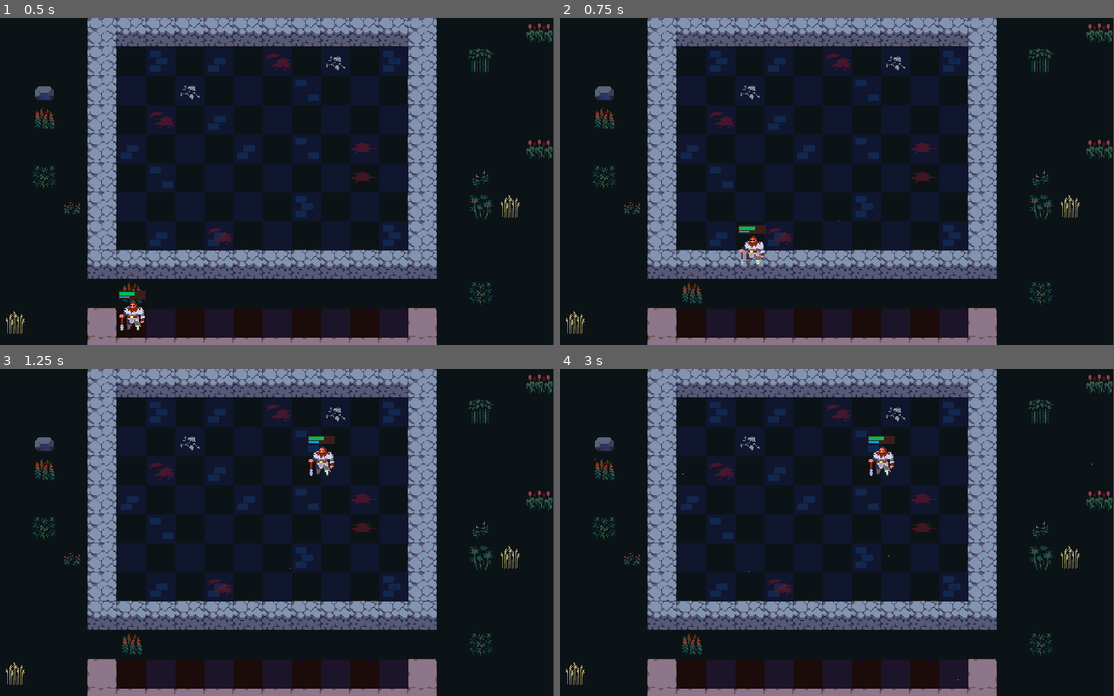
Above: before the commit, frames 1-4 (two rows, left to right).
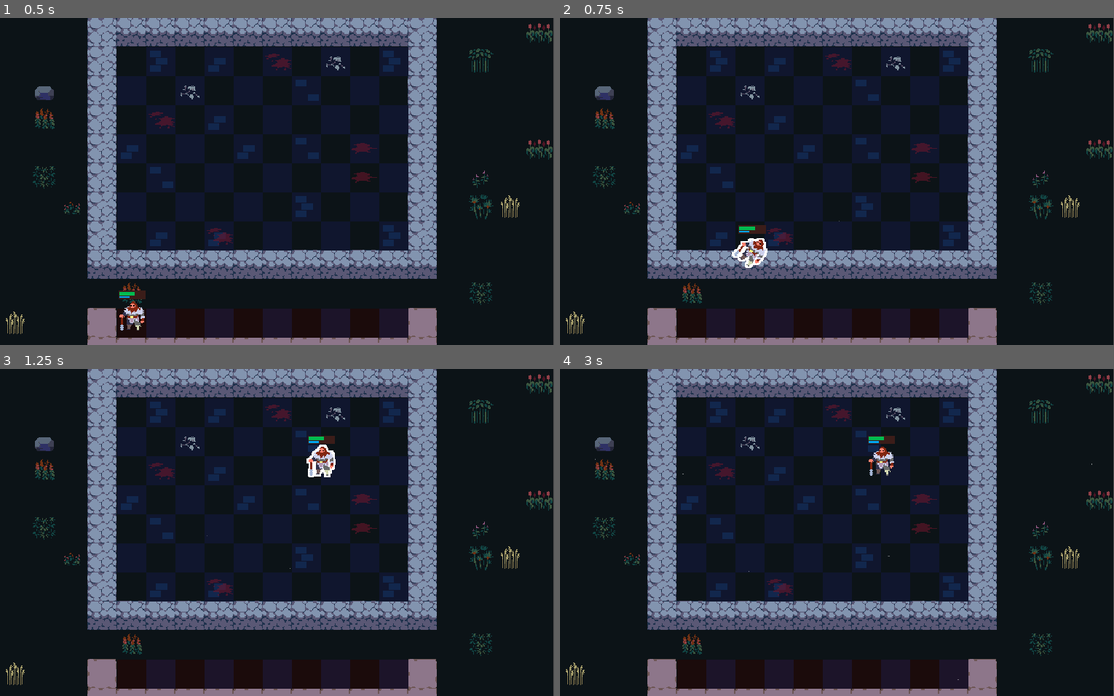
Above: after the commit, the same moments.

Repository: hanmi255/AutoBattler
Game: Godot game, scene res://scenes/arena/arena.tscn
Same seed, same stepped clock (60 frames per second), same inputs: the game is played once before the commit and once after it.
Inputs (mouse positions are in pixels of both pictures, inside the frame that each line leads up to):
- Up to frame 1 (0.5 s): no input
- Up to frame 2 (0.75 s): tap Enter at 0.5 s; drag from (692, 315) to (881, 109) at 0.52 s
- Up to frame 3 (1.25 s): no input
- Up to frame 4 (3 s): tap Space at 1.25, 2.75 s; drag from (704, 548) to (881, 460) at 1.27 s; tap Enter at 2 s; move the mouse to (881, 460) at 2.02 s; press the mouse at (881, 460) at 2.03 s; release the mouse at (881, 460) at 2.75 s; drag from (792, 597) to (648, 483) at 2.77 s

Frame 1 is identical in both runs. In frame 2, 0.4% of the frame differs, in the area x 31-38%, y 66-77%; in frame 3, 0.2%; in frame 4, nothing differs.

Commit message:
feat(unit): 添加单位拖拽功能和旋转动画
- 重构 DragAndDrop 组件，改为全局拖拽
- 添加 VelocityBasedRotation 组件，实现基于速度的旋转动画
- 添加 OutlineHighlighter 组件，用于高亮显示单位轮廓
- 更新 2D 轮廓着色器，改为使用 UID 引用
- 调整单位场景，集成新功能和组件

Diff:
--- a/assets/shaders/2d_outline.gdshader
+++ b/assets/shaders/2d_outline.gdshader
@@ -13,7 +13,7 @@
 			line_alpha += texture(screen_texture, SCREEN_UV + vec2(i, j)).a;
 		}
 	}
-	vec4 colour = texture(screen_texture, SCREEN_UV);
+	vec4 color = texture(screen_texture, SCREEN_UV);
 	vec4 outline = vec4(line_color, min(line_alpha, 1.0));
-	COLOR *= mix(outline, colour, colour.a);
+	COLOR *= mix(outline, color, color.a);
 }
--- a/scripts/components/drag_and_drop.gd
+++ b/components/drag_and_drop.gd
@@ -1,14 +1,14 @@
 class_name DragAndDrop
 extends Node
 
-signal drag_canceled(starting_pos: Vector2)
+signal drag_canceled(start_pos: Vector2)
 signal drag_started
-signal dropped(starting_pos: Vector2)
+signal dropped(start_pos: Vector2)
 
 @export var enabled: bool = true
 @export var target: Area2D
 
-var starting_pos: Vector2
+var start_pos: Vector2
 var offset := Vector2.ZERO
 var dragging := false
 
@@ -34,11 +34,11 @@
 
 func _cancel_dragging() -> void:
 	_end_dragging()
-	drag_canceled.emit(starting_pos)
+	drag_canceled.emit(start_pos)
 
 func _start_dragging() -> void:
 	dragging = true
-	starting_pos = target.global_position
+	start_pos = target.global_position
 	target.add_to_group("dragging")
 	# 确保拖拽的节点在最上层
 	target.z_index = 99
@@ -47,15 +47,13 @@
 
 func _drop() -> void:
 	_end_dragging()
-	dropped.emit(starting_pos)
+	dropped.emit(start_pos)
 
 func _on_target_input_event(_viewport: Node, event: InputEvent) -> void:
-	if not enabled:
-		return
+	var can_start_dragging := enabled and not dragging and not _has_other_dragging_object()
 
-	var active_drag_node := get_tree().get_first_node_in_group("dragging")
-	if active_drag_node and not dragging:
-		return
+	if can_start_dragging and event.is_action_pressed("select"):
+		_start_dragging()
 
-	if event.is_action_pressed("select"):
-		_start_dragging()
+func _has_other_dragging_object() -> bool:
+	return get_tree().get_first_node_in_group("dragging") != null
--- /dev/null
+++ b/components/outline_highlighter.gd
@@ -0,0 +1,15 @@
+class_name OutlineHighlighter
+extends Node
+
+@export var visuals: CanvasGroup
+@export var outline_color: Color
+@export_range(1, 10) var outline_thickness: int
+
+func _ready():
+	visuals.material.set_shader_parameter("line_color", outline_color)
+
+func highlight() -> void:
+	visuals.material.set_shader_parameter("line_thickness", outline_thickness)
+
+func clear_highlight() -> void:
+	visuals.material.set_shader_parameter("line_thickness", 0)
--- /dev/null
+++ b/components/velocity_based_rotation.gd
@@ -0,0 +1,38 @@
+class_name VelocityBasedRotation
+extends Node
+
+@export var enabled := true: set = _set_enabled
+@export var target: Node2D
+@export_range(0.25, 1.5) var lerp_seconds := 0.4
+@export var rotation_multiplier := 120
+@export var x_velocity_threshold := 3.0
+
+var last_pos: Vector2
+var velocity: Vector2
+var angle: float
+var progress: float
+var time_elapsed := 0.0
+
+func _process(delta: float):
+    if not enabled or not target:
+        return
+
+    velocity = target.global_position - last_pos
+    last_pos = target.global_position
+    progress = time_elapsed / lerp_seconds
+
+    if abs(velocity.x) > x_velocity_threshold:
+        angle = velocity.normalized().x * rotation_multiplier * delta
+    else:
+        angle = 0.0
+
+    target.rotation = lerp_angle(target.rotation, angle, progress)
+    time_elapsed += delta
+
+    if progress >= 1.0:
+        time_elapsed = 0.0
+
+func _set_enabled(value: bool):
+    enabled = value
+    if target and enabled == false:
+        time_elapsed = 0.0
--- a/project.godot
+++ b/project.godot
@@ -46,3 +46,4 @@
 textures/canvas_textures/default_texture_filter=0
 renderer/rendering_method="gl_compatibility"
 renderer/rendering_method.mobile="gl_compatibility"
+2d/snap/snap_2d_transforms_to_pixel=true
--- a/scenes/unit/unit.tscn
+++ b/scenes/unit/unit.tscn
@@ -1,9 +1,12 @@
-[gd_scene load_steps=10 format=3 uid="uid://o533q7qmby58"]
+[gd_scene load_steps=13 format=3 uid="uid://o533q7qmby58"]
 
 [ext_resource type="Texture2D" uid="uid://cx1ivjobggp8n" path="res://assets/sprites/rogues.png" id="1_fmv3f"]
 [ext_resource type="Script" uid="uid://bloiwr4nqd7d7" path="res://scripts/unit/unit.gd" id="1_vh40f"]
 [ext_resource type="Resource" uid="uid://d03y7m2m073r" path="res://data/units/bjorn.tres" id="2_bhlit"]
-[ext_resource type="Script" uid="uid://b1m04bhcy023b" path="res://scripts/components/drag_and_drop.gd" id="3_vh40f"]
+[ext_resource type="Material" uid="uid://bb8m5fhpi4wqn" path="res://assets/shaders/2d_outline_shader.tres" id="3_0wuuu"]
+[ext_resource type="Script" uid="uid://b1m04bhcy023b" path="res://components/drag_and_drop.gd" id="3_vh40f"]
+[ext_resource type="Script" uid="uid://br7sg20b30lg7" path="res://components/velocity_based_rotation.gd" id="5_vgvef"]
+[ext_resource type="Script" uid="uid://bijii2jph1jqd" path="res://components/outline_highlighter.gd" id="7_w7udy"]
 
 [sub_resource type="RectangleShape2D" id="RectangleShape2D_fmv3f"]
 size = Vector2(36, 36)
@@ -33,8 +36,13 @@
 [node name="Unit" type="Area2D"]
 script = ExtResource("1_vh40f")
 stats = ExtResource("2_bhlit")
+metadata/_edit_group_ = true
 
-[node name="Skin" type="Sprite2D" parent="."]
+[node name="Visuals" type="CanvasGroup" parent="."]
+material = ExtResource("3_0wuuu")
+
+[node name="Skin" type="Sprite2D" parent="Visuals"]
+unique_name_in_owner = true
 position = Vector2(16, 8)
 texture = ExtResource("1_fmv3f")
 region_enabled = true
@@ -65,6 +73,21 @@
 value = 40.0
 show_percentage = false
 
-[node name="DragAnddDrop" type="Node" parent="." node_paths=PackedStringArray("target")]
+[node name="DragAndDrop" type="Node" parent="." node_paths=PackedStringArray("target")]
 script = ExtResource("3_vh40f")
 target = NodePath("..")
+
+[node name="VelocityBasedRotation" type="Node" parent="." node_paths=PackedStringArray("target")]
+script = ExtResource("5_vgvef")
+target = NodePath("../Visuals/Skin")
+lerp_seconds = 0.5
+rotation_multiplier = 70
+
+[node name="OutlineHighlighter" type="Node" parent="." node_paths=PackedStringArray("visuals")]
+script = ExtResource("7_w7udy")
+visuals = NodePath("../Visuals")
+outline_color = Color(1, 1, 1, 1)
+outline_thickness = 2
+
+[connection signal="mouse_entered" from="." to="." method="_on_mouse_entered"]
+[connection signal="mouse_exited" from="." to="." method="_on_mouse_exited"]
--- a/scripts/unit/unit.gd
+++ b/scripts/unit/unit.gd
@@ -4,16 +4,49 @@
 
 @export var stats: UnitsStats: set = set_stats
 
-@onready var skin: Sprite2D = $Skin
+@onready var skin: Sprite2D = %Skin
 @onready var health_bar: ProgressBar = $HealthBar
 @onready var mana_bar: ProgressBar = $ManaBar
+@onready var drag_and_drop: DragAndDrop = $DragAndDrop
+@onready var velocity_based_rotation: VelocityBasedRotation = $VelocityBasedRotation
+@onready var outline_highlighter: OutlineHighlighter = $OutlineHighlighter
+
+func _ready():
+	if not Engine.is_editor_hint():
+		drag_and_drop.drag_started.connect(_on_drag_started)
+		drag_and_drop.drag_canceled.connect(_on_drag_canceled)
 
 func set_stats(value: UnitsStats) -> void:
-    if value == null:
-        return
-    stats = value
+	stats = value
+	if value == null:
+		return
 
-    if not is_node_ready():
-        await ready
+	if not is_node_ready():
+		await ready
 
-    skin.region_rect.position = Vector2(stats.skin_coordinates) * Arena.CELL_SIZE
+	skin.region_rect.position = Vector2(stats.skin_coordinates) * Arena.CELL_SIZE
+
+# 需要重置旋转和单元位置
+func reset_after_dragging(start_pos: Vector2) -> void:
+	velocity_based_rotation.enabled = false
+	global_position = start_pos
+
+func _on_drag_started() -> void:
+	velocity_based_rotation.enabled = true
+
+func _on_drag_canceled(start_pos: Vector2) -> void:
+	reset_after_dragging(start_pos)
+
+func _on_mouse_entered() -> void:
+	if drag_and_drop.dragging:
+		return
+
+	outline_highlighter.highlight()
+	z_index = 1
+
+func _on_mouse_exited() -> void:
+	if drag_and_drop.dragging:
+		return
+
+	outline_highlighter.clear_highlight()
+	z_index = 0
Not shown: 1 places in assets/shaders/2d_outline_shader.tres that only renumber resources
Renamed: scripts/components/drag_and_drop.gd.uid -> components/drag_and_drop.gd.uid
Not shown, added: components/outline_highlighter.gd.uid
Not shown, added: components/velocity_based_rotation.gd.uid
